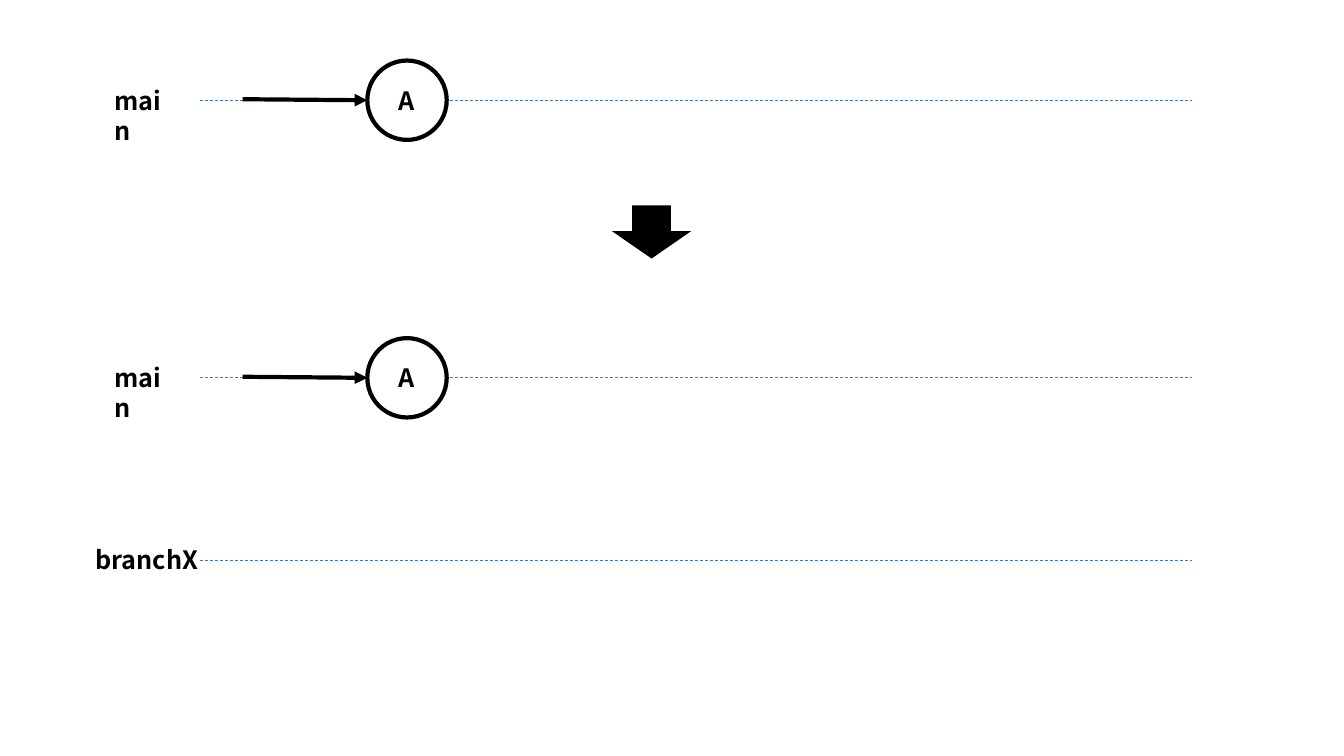
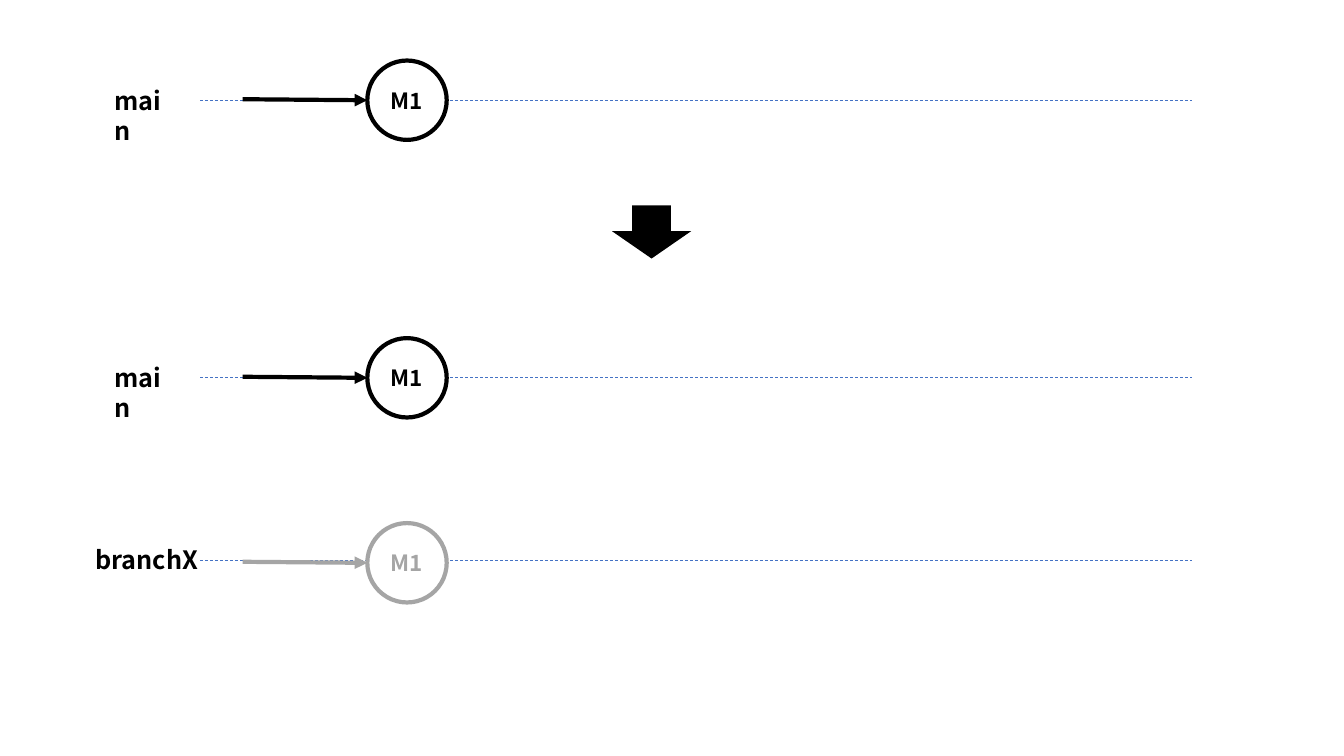
Before and after one commit to nishida2073/ai_navive, a slide deck: slide 42 of 01_テキスト/Git入門_図.pptx. Drawn at 1344x756 pixels with LibreOffice and Linux fonts; fonts in the diff are those of the drawing. Boxes give left, top, right and bottom in pixels: in the first picture for what was removed or moved away, otherwise in the second. Text is boxed around its words. In the diff, an @@ line names an element or a change of style, - is before the commit and + after.

```diff
--- a/01_テキスト/Git入門_図.pptx
+++ b/01_テキスト/Git入門_図.pptx
@@ text in ellipse at [391, 92, 423, 109]: text changed; size 18 to 16 pt @@
-A
+M1
@@ text in ellipse at [391, 369, 423, 386]: text changed; size 18 to 16 pt @@
-A
+M1
@@ ellipse added at [367, 523, 447, 603], fill #FFFFFF, outline #A5A5A5 3 pt, 16 pt, text #A5A5A5, bold @@
+M1
@@ arrow added from (243, 562) to (367, 563), #A5A5A5 3 pt @@
```
Also in this commit, not shown: 9 other slides changed, 1 slide added, 10 slides removed, 1 other file.
